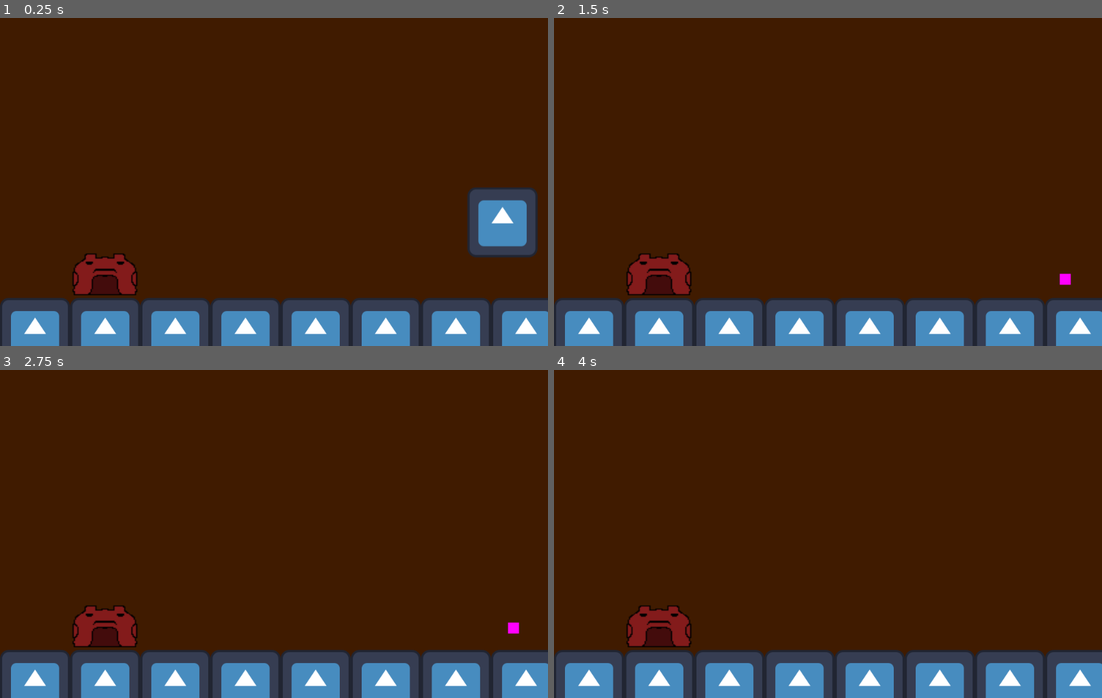
Above: before the commit, frames 1-4 (two rows, left to right).
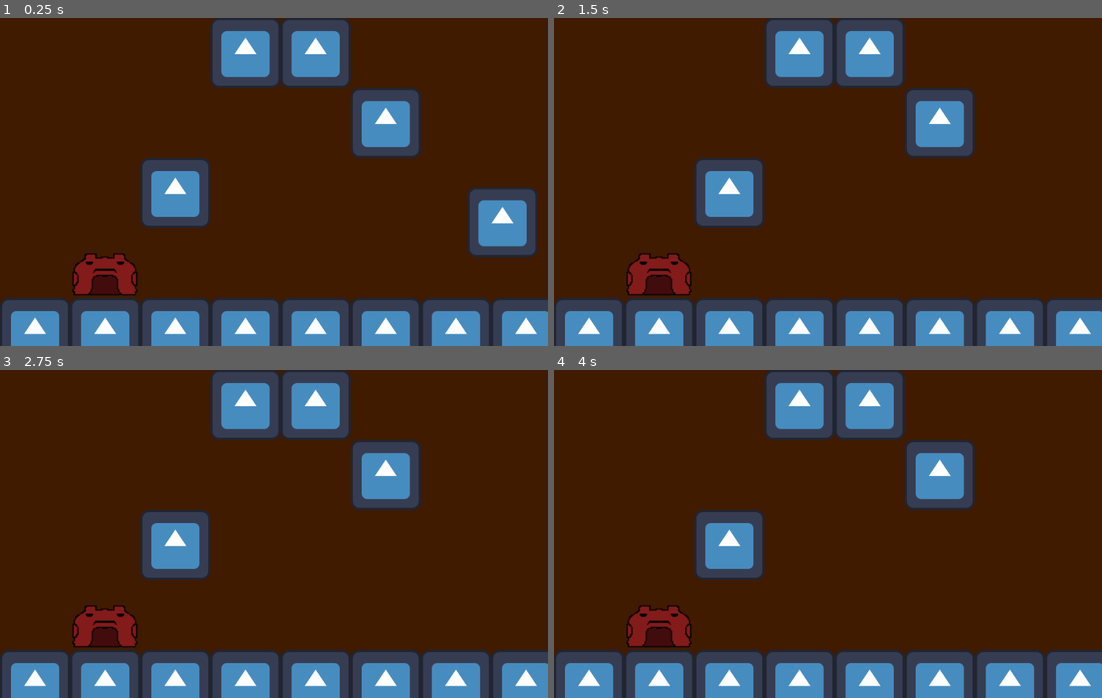
Above: after the commit, the same moments.

Repository: jadicodes/frouldron
Game: Godot game, scene res://world.tscn
The game is run twice, just before and just after one commit, with the same random seed, the same clock (stepped at 60 frames per second) and the same inputs. The engine's default icon, where the game draws it, is replaced by a stand-in: a white triangle on a blue panel in a dark square.
Inputs:
- Up to frame 1 (0.25 s): no input
- Up to frame 2 (1.5 s): tap Enter (ui_accept) at 0.5, 0.77 s; hold Right (move_right) from 0.53 s (still down); tap E (shoot) at 0.6, 1.35 s
- Up to frame 3 (2.75 s): tap Enter (ui_accept) at 1.52, 2 s; release Right (move_right) at 2.03 s; hold Left (move_left) from 2.03 s (still down); tap E (shoot) at 2.1 s
- Up to frame 4 (4 s): release Left (move_left) at 2.78 s; hold Right (move_right) from 2.78 s (still down); tap E (shoot) at 2.85, 3.6 s; tap Enter (ui_accept) at 3.02, 3.77 s

The runs differ from the first frame. In frame 1, 11% of the frame differs, in the area x 25-77%, y 0-64%; in frame 2, 11%, in the area x 25-95%, y 0-82%; in frame 3, 11%; in frame 4, 11%.

Commit message:
Add bubble stats

Diff:
--- a/project/element/element.gd
+++ b/project/element/element.gd
@@ -3,5 +3,5 @@
 
 @export var name: String
 @export_color_no_alpha var color: Color
-@export var gravity: float = -1.0
-@export var bounces: int = 0
+@export var gravity_scale: float = 0.2
+@export var bounces: int = 1
--- /dev/null
+++ b/project/element/normal.tres
@@ -0,0 +1,10 @@
+[gd_resource type="Resource" script_class="Element" load_steps=2 format=3 uid="uid://dn6xy0s2w4i4j"]
+
+[ext_resource type="Script" path="res://element/element.gd" id="1_kwfof"]
+
+[resource]
+script = ExtResource("1_kwfof")
+name = "Normal"
+color = Color(0.620684, 0.913727, 1, 1)
+gravity_scale = -0.1
+bounces = 1
--- a/project/wizard/bubble/bubble.gd
+++ b/project/wizard/bubble/bubble.gd
@@ -1,6 +1,36 @@
 class_name Bubble
-extends RigidBody2D
+extends CharacterBody2D
 
+@export var element: Element = preload("res://element/normal.tres")
+
+var _velocity: Vector2 = Vector2.ZERO
+var _num_hits: int = 0
+
+@onready var sprite: Sprite2D = %Sprite2D
+
+
+func _ready() -> void:
+	assert(element, "Element not set for bubble")
+
+	sprite.modulate = element.color
+
+func set_vel(new_velocity: Vector2) -> void:
+	_velocity = new_velocity
+
+func _physics_process(delta: float) -> void:
+	_velocity += get_gravity() * element.gravity_scale * delta
+
+	var collision = move_and_collide(_velocity * delta)
+
+	if collision:
+		_collide(collision)
+
+func _collide(_collision: KinematicCollision2D) -> void:
+	_velocity = _velocity.reflect(_collision.get_normal()) # TODO: Figure out why reflections don't work
+	_num_hits += 1
+
+	if _num_hits > element.bounces:
+		queue_free()
 
 func _on_timer_timeout() -> void:
 	queue_free()
--- a/project/wizard/bubble/bubble.tscn
+++ b/project/wizard/bubble/bubble.tscn
@@ -1,25 +1,26 @@
 [gd_scene load_steps=4 format=3 uid="uid://cnocfmm8g08eb"]
 
 [ext_resource type="Script" path="res://wizard/bubble/bubble.gd" id="1_a0lqv"]
-
-[sub_resource type="PlaceholderTexture2D" id="PlaceholderTexture2D_qqc0n"]
+[ext_resource type="Texture2D" uid="uid://bmo02gelb0xw4" path="res://wizard/bubble/bubble.png" id="2_o3d2t"]
 
 [sub_resource type="CircleShape2D" id="CircleShape2D_2p1v7"]
 
-[node name="Bubble" type="RigidBody2D"]
-gravity_scale = 0.0
+[node name="Bubble" type="CharacterBody2D"]
+collision_layer = 8
+collision_mask = 6
 script = ExtResource("1_a0lqv")
 
 [node name="Sprite2D" type="Sprite2D" parent="."]
+unique_name_in_owner = true
 position = Vector2(-2.98023e-08, -1.19209e-07)
-scale = Vector2(20, 20)
-texture = SubResource("PlaceholderTexture2D_qqc0n")
+scale = Vector2(0.5, 0.5)
+texture = ExtResource("2_o3d2t")
 
 [node name="CollisionShape2D" type="CollisionShape2D" parent="."]
 shape = SubResource("CircleShape2D_2p1v7")
 
 [node name="Timer" type="Timer" parent="."]
-wait_time = 3.0
+wait_time = 15.0
 one_shot = true
 autostart = true
 
--- a/project/wizard/bubble_shooter.gd
+++ b/project/wizard/bubble_shooter.gd
@@ -16,4 +16,4 @@
 	_bubble = preload("res://wizard/bubble/bubble.tscn").instantiate()
 	get_tree().get_root().add_child(_bubble)
 	_bubble.global_position = wizard_position
-	_bubble.apply_force(direction)
+	_bubble.set_vel(direction)
--- a/project/wizard/wizard.gd
+++ b/project/wizard/wizard.gd
@@ -5,6 +5,8 @@
 const _JUMP_VELOCITY := -400.0
 
 var _health := 100
+
+@onready var _shoot_marker := %ShootMarker
 
 
 func _physics_process(delta: float) -> void:
@@ -17,7 +19,7 @@
 		velocity.y = _JUMP_VELOCITY
 
 	if Input.is_action_just_pressed("shoot"):
-		$BubbleShooter.shoot(global_position, Vector2(velocity.x, velocity.y))
+		$BubbleShooter.shoot(_shoot_marker.global_position, velocity)
 
 	var direction := Input.get_axis("move_left", "move_right")
 	if direction:
--- a/project/wizard/wizard.tscn
+++ b/project/wizard/wizard.tscn
@@ -32,6 +32,7 @@
 debug_color = Color(0.926858, 0.237749, 0.335021, 0.42)
 
 [node name="ShootMarker" type="Marker2D" parent="."]
+unique_name_in_owner = true
 position = Vector2(0, -174)
 
 [connection signal="area_entered" from="Hitbox" to="." method="_on_hitbox_area_entered"]
--- a/project/world.tscn
+++ b/project/world.tscn
@@ -28,7 +28,7 @@
 position = Vector2(917, 413)
 
 [node name="TileMapLayer" type="TileMapLayer" parent="."]
-tile_map_data = PackedByteArray("AAAAAAQAAAAAAAAAAAABAAQAAAAAAAAAAAACAAQAAAAAAAAAAAADAAQAAAAAAAAAAAAEAAQAAAAAAAAAAAAFAAQAAAAAAAAAAAAGAAQAAAAAAAAAAAAHAAQAAAAAAAAAAAA=")
+tile_map_data = PackedByteArray("AAAAAAQAAAAAAAAAAAABAAQAAAAAAAAAAAACAAQAAAAAAAAAAAADAAQAAAAAAAAAAAAEAAQAAAAAAAAAAAAFAAQAAAAAAAAAAAAGAAQAAAAAAAAAAAAHAAQAAAAAAAAAAAADAAAAAAAAAAAAAAAEAAAAAAAAAAAAAAAFAAEAAAAAAAAAAAACAAIAAAAAAAAAAAA=")
 tile_set = SubResource("TileSet_2u478")
 
 [node name="BaseEnemy" parent="." instance=ExtResource("3_mgd26")]
Binary file added: project/wizard/bubble/bubble.png
Not shown, added: project/wizard/bubble/bubble.png.import
